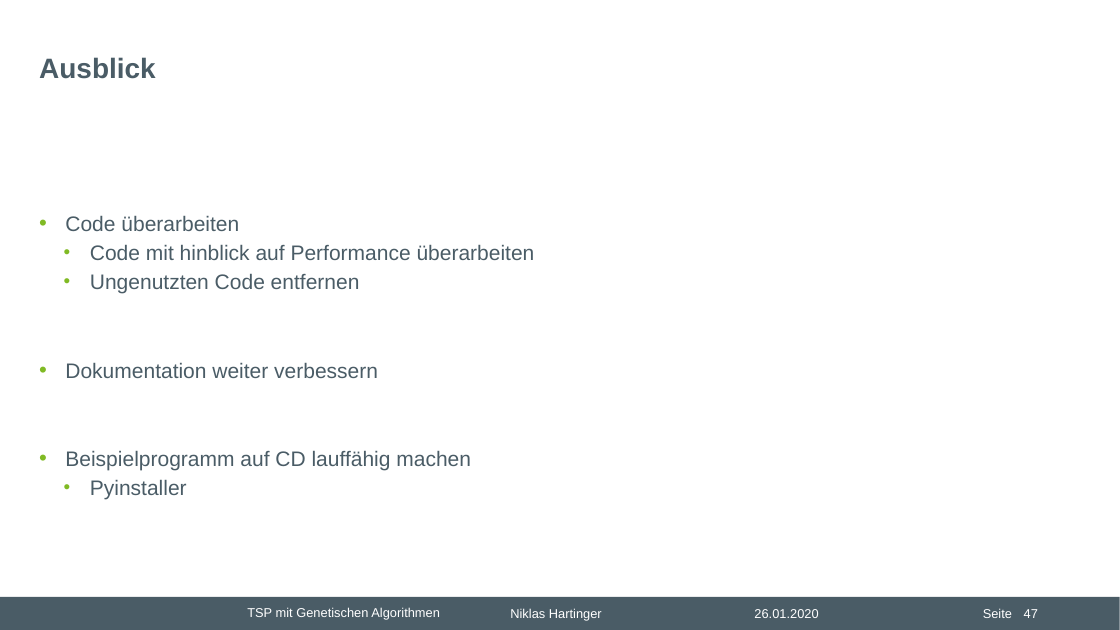
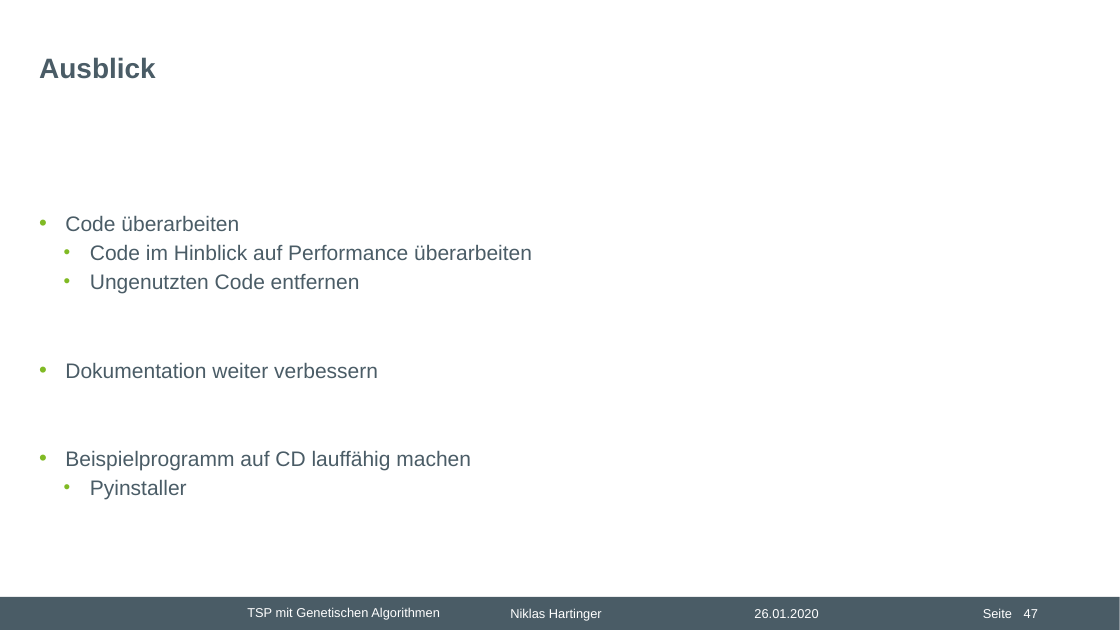
Before and after one commit to nhrt/Genetic-Algorithms, a slide deck: slide 47 of Projektvortrag/Präsentation Projektvortrag.pptx. Drawn at 1120x630 pixels with LibreOffice and Linux fonts; fonts in the diff are those of the drawing; background and template pictures are left out. Boxes give left, top, right and bottom in pixels: in the first picture for what was removed or moved away, otherwise in the second. Text is boxed around its words. In the diff, an @@ line names an element or a change of style, - is before the commit and + after.

```diff
--- a/Projektvortrag/Präsentation Projektvortrag.pptx
+++ b/Projektvortrag/Präsentation Projektvortrag.pptx
@@ text at box(90, 245, 532, 260): text changed @@
-  • Code mit hinblick auf Performance überarbeiten
+  • Code im Hinblick auf Performance überarbeiten
```
Also in this commit, not shown: 18 other slides changed, 15 other files.
